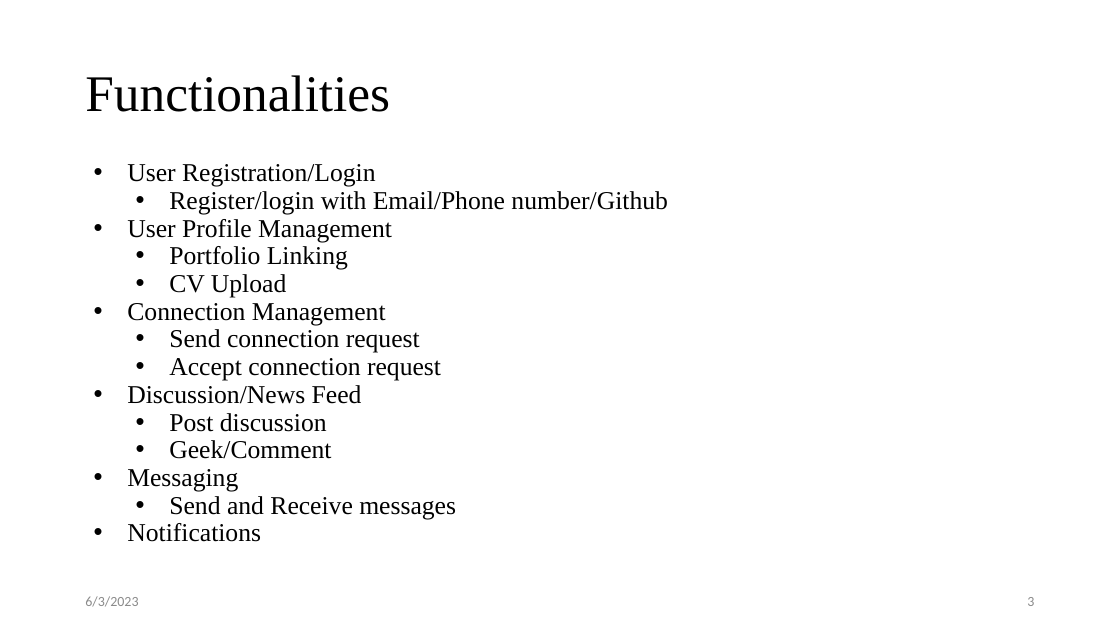
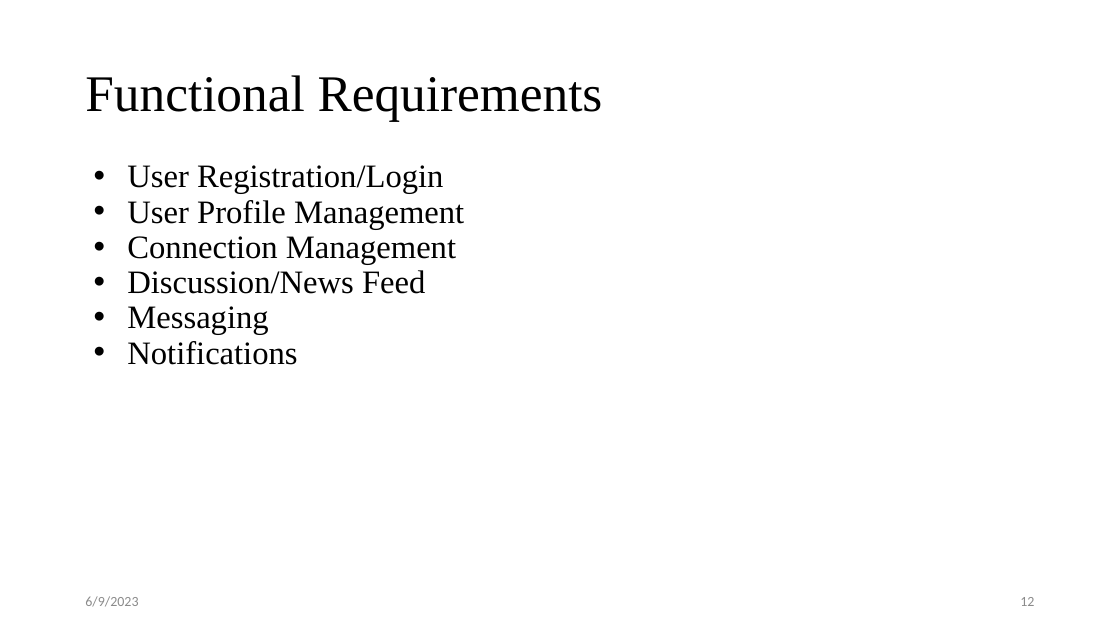
Before and after one commit to sushantbramhacharya/CodeConnect, a slide deck: slide 13 of Defense of Project Slides.pptx (slide 4 before the commit). Drawn at 1120x630 pixels with LibreOffice and Linux fonts; fonts in the diff are those of the drawing. Boxes give left, top, right and bottom in pixels: in the first picture for what was removed or moved away, otherwise in the second. Text is boxed around its words. In the diff, an @@ line names an element or a change of style, - is before the commit and + after.

```diff
--- a/Defense of Project Slides.pptx
+++ b/Defense of Project Slides.pptx
@@ title at box(85, 75, 603, 121): text changed @@
-Functionalities
+Functional Requirements
@@ text "User Registration/Login" at box(127, 165, 464, 365): size 22 to 28 pt @@
@@ text at box(169, 191, 668, 215): paragraph removed @@
-  • Register/login with Email/Phone number/Github
@@ text at box(169, 246, 348, 298): paragraphs removed @@
-  • Portfolio Linking
-  • CV Upload
@@ text at box(169, 329, 441, 381): paragraphs removed @@
-  • Send connection request
-  • Accept connection request
@@ text at box(169, 413, 331, 459): paragraphs removed @@
-  • Post discussion
-  • Geek/Comment
@@ text at box(169, 496, 456, 519): paragraph removed @@
-  • Send and Receive messages
@@ text at box(85, 596, 138, 607): text changed @@
-6/3/2023
+6/9/2023
@@ page number at box(1020, 597, 1034, 606): text changed @@
-3
+12
```
Also in this commit, not shown: 9 other slides changed, 13 slides added, 8 other files.
